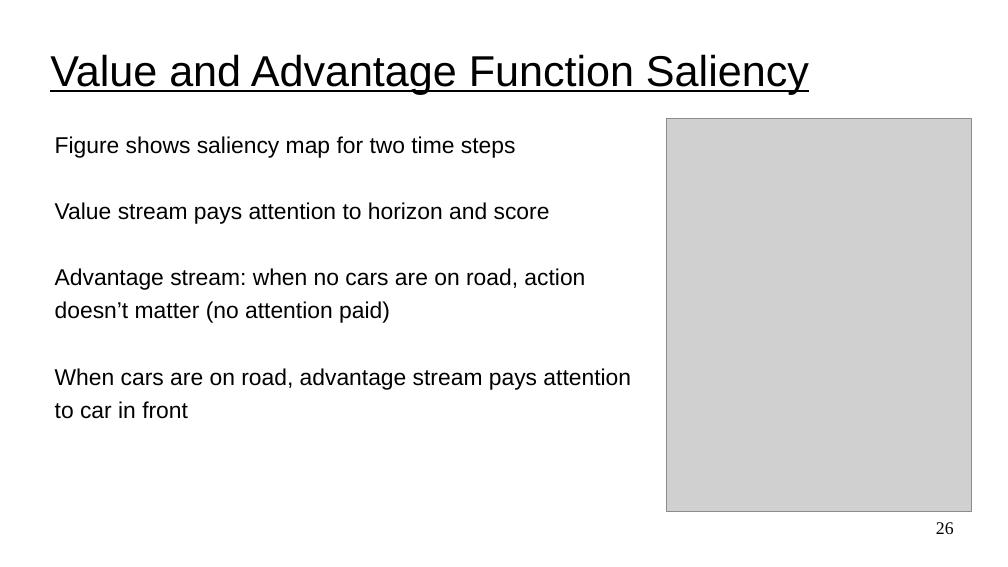
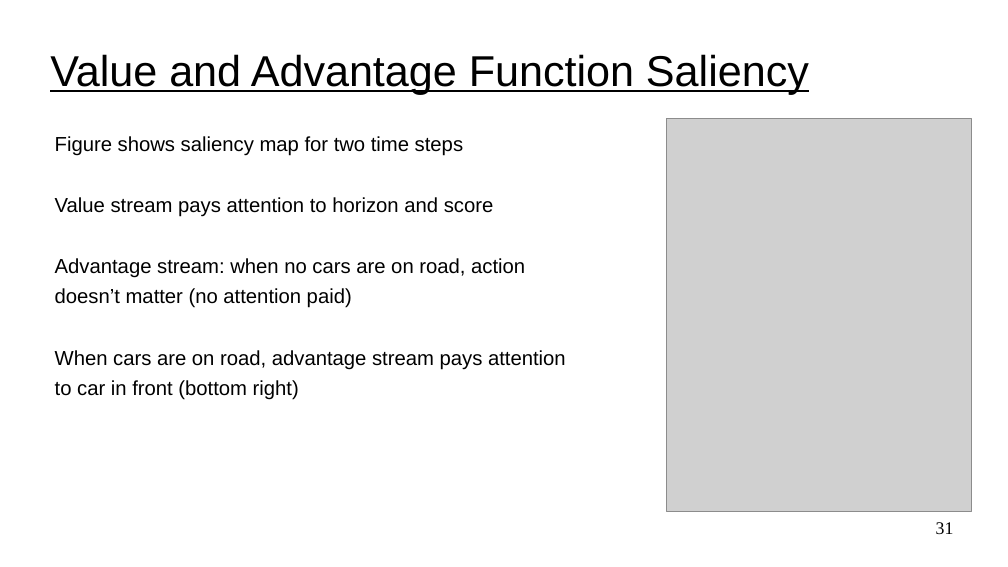
Before and after one commit to UVADS/reinforcement_learning, a slide deck: slide 31 of 06_deep_q_networks_extensions/dqn_extensions.ppt (slide 26 before the commit). Drawn at 1008x567 pixels with LibreOffice and Linux fonts; fonts in the diff are those of the drawing; grey boxes stand for pictures. Boxes give left, top, right and bottom in pixels: in the first picture for what was removed or moved away, otherwise in the second. Text is boxed around its words. In the diff, an @@ line names an element or a change of style, - is before the commit and + after.

```diff
--- a/06_deep_q_networks_extensions/dqn_extensions.ppt
+++ b/06_deep_q_networks_extensions/dqn_extensions.ppt
@@ text at bbox=[55, 136, 566, 370]: size 18 to 16 pt in "Figure shows saliency map for two time ...", "Value stream pays attention to horizon and ...", "Advantage stream: when no cars are on ...", "doesn’t matter (no attention paid)" and 1 more places @@
@@ text at bbox=[55, 380, 299, 400]: text changed; size 18 to 16 pt @@
-to car in front
+to car in front (bottom right)
@@ page number at bbox=[936, 522, 954, 534]: text changed @@
-26
+31
```
Also in this commit, not shown: 25 other slides changed, 5 slides added.
